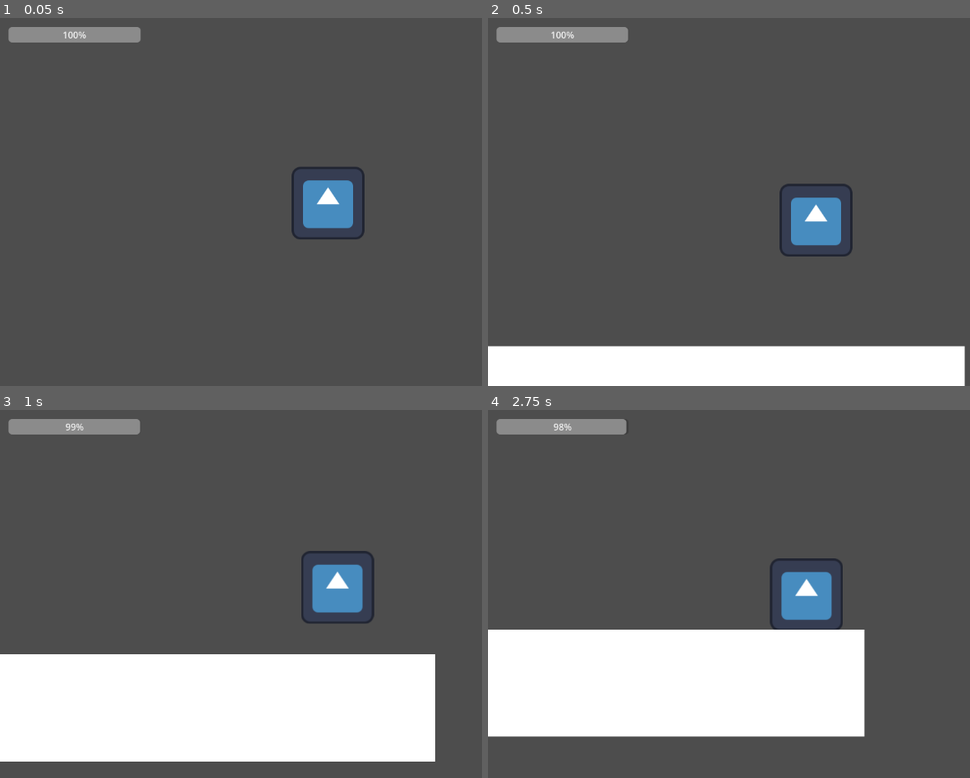
Above: before the commit, frames 1-4 (two rows, left to right).
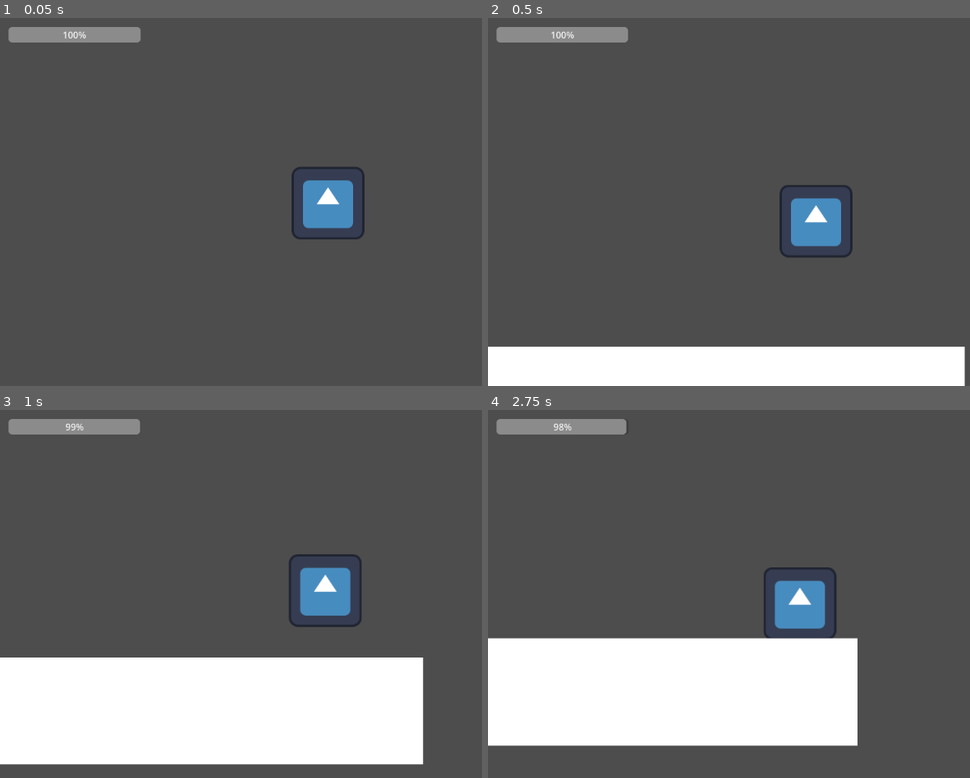
Above: after the commit, the same moments.

Repository: Geofoods/hungry-shark-evolution
Game: Godot game, scene res://scenes/level.tscn
The game is run twice, just before and just after one commit, with the same random seed, the same clock (stepped at 60 frames per second) and the same inputs. The engine's default icon, where the game draws it, is replaced by a stand-in: a white triangle on a blue panel in a dark square.
Inputs (mouse positions are in pixels of both pictures, inside the frame that each line leads up to):
- Up to frame 1 (0.05 s): no input
- Up to frame 2 (0.5 s): no input
- Up to frame 3 (1 s): move the mouse to (472, 575) at 0.52 s; hold D (move_right) from 0.53 s (still down); tap W (jump) at 0.77 s
- Up to frame 4 (2.75 s): move the mouse to (685, 612) at 1.27 s; tap W (jump) at 1.52 s; move the mouse to (883, 513) at 2.02 s; release D (move_right) at 2.03 s; hold A (move_left) from 2.03 s (still down)

Frame 1 is identical in both runs. In frame 2, 0.4% of the frame differs, in the area x 0-99%, y 44-90%; in frame 3, 4.0%; in frame 4, 6.0%, in the area x 0-79%, y 40-92%.

Commit message:
camera cursor smoothing

Diff:
--- /dev/null
+++ b/scenes/camera_2d.gd
@@ -0,0 +1,29 @@
+extends Camera2D
+
+# --- CONFIGURATION ---
+@export var offset_factor: float = 0.3  # How far the camera moves toward the cursor (0 = player, 1 = cursor)
+@export var smoothing_speed: float = 5.0  # Higher = faster camera movement
+
+# --- REFERENCE ---
+@export var player: NodePath  # Drag your player node here in the inspector
+var player_node: Node2D
+
+func _ready():
+	if player:
+		player_node = get_node(player)
+	else:
+		push_error("Camera2D script: Player node not assigned!")
+
+func _process(delta):
+	if not player_node:
+		return
+
+	# Get positions
+	var player_pos = player_node.global_position
+	var mouse_pos = get_global_mouse_position()
+
+	# Compute target camera position
+	var target_pos = player_pos.lerp(mouse_pos, offset_factor)
+
+	# Smoothly move camera toward target
+	global_position = global_position.lerp(target_pos, smoothing_speed * delta)
--- a/scenes/level.tscn
+++ b/scenes/level.tscn
@@ -1,6 +1,7 @@
 [gd_scene format=3 uid="uid://cl81ca6hutgh8"]
 
 [ext_resource type="PackedScene" uid="uid://dtcw6bc0fitj" path="res://scenes/character_body_2d.tscn" id="1_2q6dc"]
+[ext_resource type="Script" uid="uid://domvdq6ryi2ea" path="res://scenes/camera_2d.gd" id="2_ppgk2"]
 [ext_resource type="PackedScene" uid="uid://doa5ke4kj1oxm" path="res://scenes/shark.tscn" id="2_w7c3h"]
 [ext_resource type="Script" uid="uid://da1hytj0xj3hl" path="res://scenes/progress_bar.gd" id="3_w8frs"]
 [ext_resource type="Texture2D" uid="uid://c7ml23lvb2c6t" path="res://sprites/sheet.png" id="4_mx8sn"]
@@ -21,7 +22,6 @@
 4:0/0 = 0
 5:0/0 = 0
 5:0/0/physics_layer_0/polygon_0/points = PackedVector2Array(-36.06311, 37.702347, -36.06311, -36.609512, 41.52722, -34.970284, 33.877472, -12.021034)
-6:0/0 = 0
 7:0/0 = 0
 8:0/0 = 0
 9:0/0 = 0
@@ -49,8 +49,6 @@
 3:1/0/physics_layer_0/polygon_0/points = PackedVector2Array(-7.4864426, -35.86527, 34.646545, -33.950134, 36.561676, 34.820644, -37.083992, 35.691166, -36.039375, -35.34296)
 4:1/0 = 0
 4:1/0/physics_layer_0/polygon_0/points = PackedVector2Array(-7.4864426, -35.86527, 34.646545, -33.950134, 36.561676, 34.820644, -37.083992, 35.691166, -36.039375, -35.34296)
-5:1/0 = 0
-6:1/0 = 0
 7:1/0 = 0
 8:1/0 = 0
 9:1/0 = 0
@@ -78,8 +76,6 @@
 3:2/0 = 0
 4:2/0 = 0
 4:2/0/physics_layer_0/polygon_0/points = PackedVector2Array(-7.4864426, -35.86527, 34.646545, -33.950134, 36.561676, 34.820644, -37.083992, 35.691166, -36.039375, -35.34296)
-5:2/0 = 0
-6:2/0 = 0
 7:2/0 = 0
 8:2/0 = 0
 9:2/0 = 0
@@ -102,8 +98,6 @@
 26:2/0 = 0
 4:3/0 = 0
 4:3/0/physics_layer_0/polygon_0/points = PackedVector2Array(-7.4864426, -35.86527, 34.646545, -33.950134, 36.561676, 34.820644, -37.083992, 35.691166, -36.039375, -35.34296)
-5:3/0 = 0
-6:3/0 = 0
 7:3/0 = 0
 8:3/0 = 0
 9:3/0 = 0
@@ -133,8 +127,6 @@
 3:4/0/physics_layer_0/polygon_0/points = PackedVector2Array(-36.06311, 37.702347, -36.06311, -36.609512, 41.52722, -34.970284, 33.877472, -12.021034)
 4:4/0 = 0
 4:4/0/physics_layer_0/polygon_0/points = PackedVector2Array(-7.4864426, -35.86527, 34.646545, -33.950134, 36.561676, 34.820644, -37.083992, 35.691166, -36.039375, -35.34296)
-5:4/0 = 0
-6:4/0 = 0
 7:4/0 = 0
 8:4/0 = 0
 9:4/0 = 0
@@ -164,8 +156,6 @@
 3:5/0/physics_layer_0/polygon_0/points = PackedVector2Array(-7.4864426, -35.86527, 34.646545, -33.950134, 36.561676, 34.820644, -37.429134, -12.294247, -39.614777, -33.604263)
 4:5/0 = 0
 4:5/0/physics_layer_0/polygon_0/points = PackedVector2Array(-7.4864426, -35.86527, 34.646545, -33.950134, 36.561676, 34.820644, -37.083992, 35.691166, -36.039375, -35.34296)
-5:5/0 = 0
-6:5/0 = 0
 7:5/0 = 0
 8:5/0 = 0
 9:5/0 = 0
@@ -189,8 +179,6 @@
 3:6/0 = 0
 3:6/0/physics_layer_0/polygon_0/points = PackedVector2Array(34.646545, -33.950134, 36.561676, 34.820644, -34.15067, 34.697075, 0.27320862, 1.3660202)
 4:6/0 = 0
-5:6/0 = 0
-6:6/0 = 0
 7:6/0 = 0
 8:6/0 = 0
 9:6/0 = 0
@@ -719,6 +707,9 @@
 [node name="Camera2D" type="Camera2D" parent="miner" unique_id=2038858518]
 position_smoothing_enabled = true
 position_smoothing_speed = 10.0
+script = ExtResource("2_ppgk2")
+offset_factor = 0.1
+player = NodePath("..")
 
 [node name="ColorRect" type="ColorRect" parent="." unique_id=1144876019]
 offset_left = -1753.0
Not shown, added: scenes/camera_2d.gd.uid
